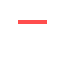
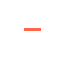
Layers edited between the first and the second 64px x 64px image:
removed layer "Layer 2" over [18, 20, 47, 24]
added layer "Layer 3" over [24, 28, 41, 31]
